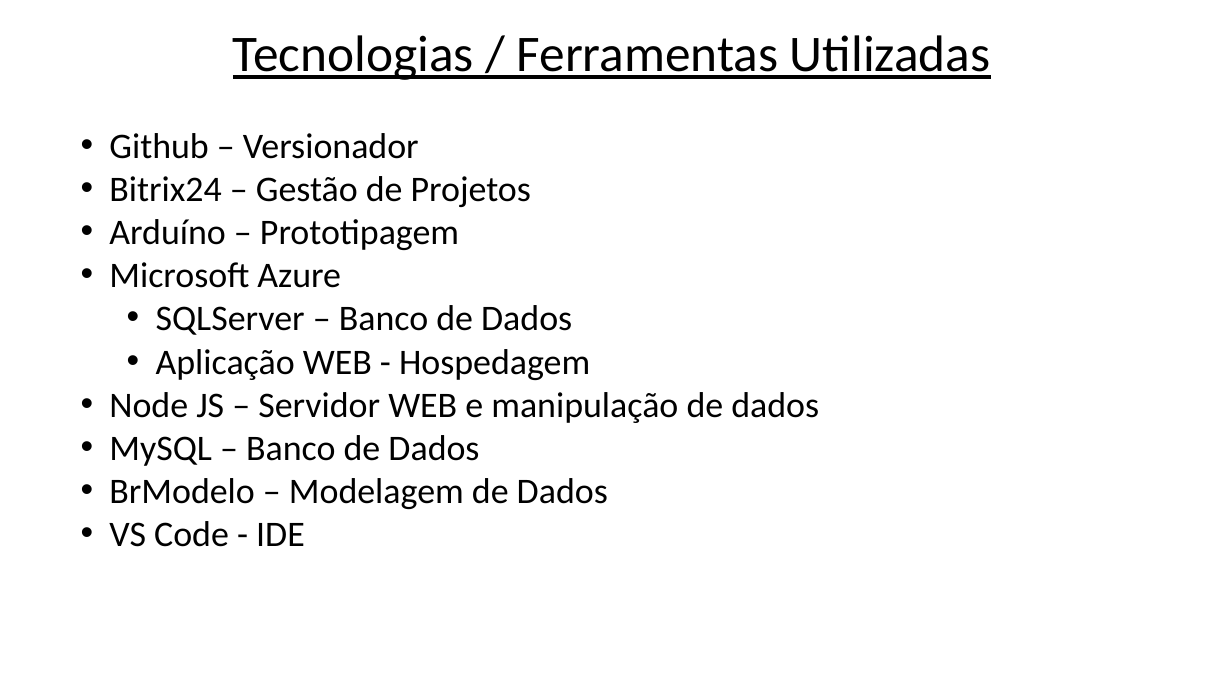
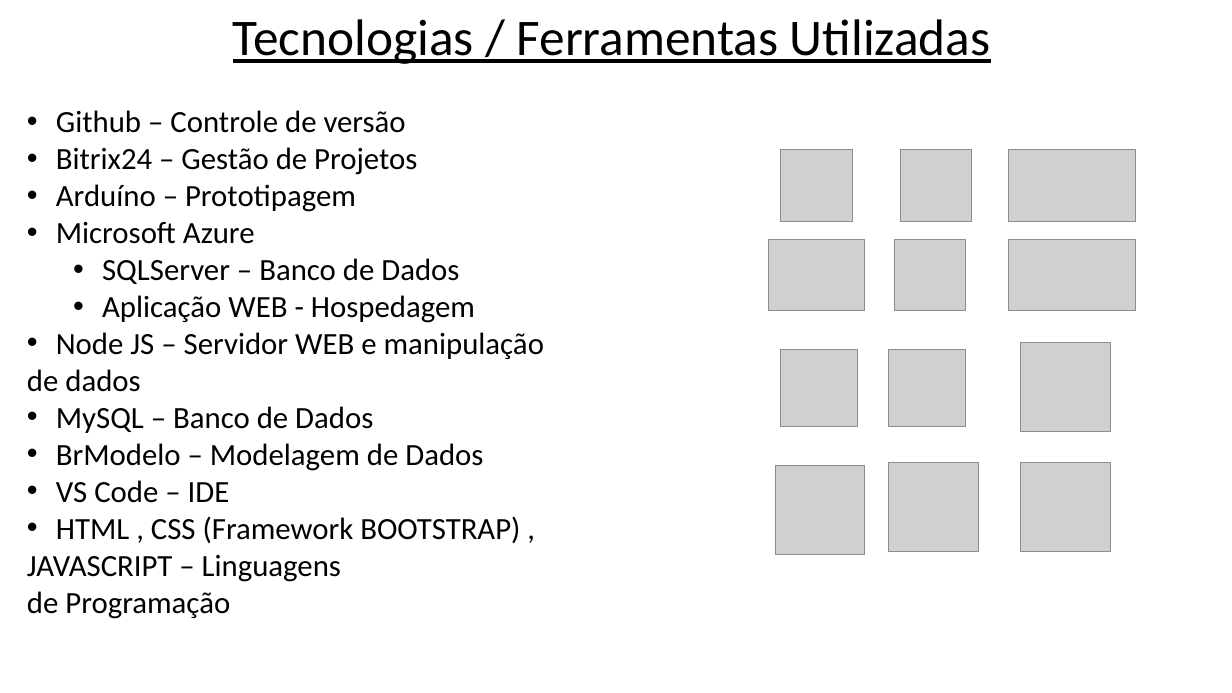
Before and after one commit to BandTec/sdpiar, a slide deck: slide 6 of documentacao/Tecnologia da Informação/Lúdico.HLD.LLD.pptx. Drawn at 1232x693 pixels with LibreOffice and Linux fonts; fonts in the diff are those of the drawing; grey boxes stand for pictures. Boxes give left, top, right and bottom in pixels: in the first picture for what was removed or moved away, otherwise in the second. Text is boxed around its words. In the diff, an @@ line names an element or a change of style, - is before the commit and + after.

```diff
--- a/documentacao/Tecnologia da Informação/Lúdico.HLD.LLD.pptx
+++ b/documentacao/Tecnologia da Informação/Lúdico.HLD.LLD.pptx
@@ text "Tecnologias / Ferramentas Utilizadas" moved from (x1=233, y1=35, x2=990, y2=80) to (x1=233, y1=19, x2=990, y2=64) @@
@@ text "Github – Controle de versão" moved from (x1=109, y1=133, x2=819, y2=547) to (x1=27, y1=110, x2=544, y2=619) @@
@@ text at (x1=56, y1=110, x2=406, y2=133): text changed; size 28 to 24 pt @@
-• Github – Versionador
+• Github – Controle de versão
@@ text at (x1=56, y1=147, x2=483, y2=471): size 28 to 24 pt in "Bitrix24 – Gestão de Projetos", "Arduíno – Prototipagem", "Microsoft Azure", "SQLServer – Banco de Dados" and 3 more places @@
@@ picture added at (x1=781, y1=150, x2=852, y2=221) @@
@@ picture added at (x1=900, y1=150, x2=971, y2=221) @@
@@ picture added at (x1=1008, y1=150, x2=1136, y2=221) @@
@@ picture added at (x1=769, y1=239, x2=865, y2=311) @@
@@ picture added at (x1=895, y1=239, x2=966, y2=311) @@
@@ picture added at (x1=1008, y1=239, x2=1136, y2=311) @@
@@ text at (x1=27, y1=332, x2=544, y2=392): text changed; size 28 to 24 pt @@
-• Node JS – Servidor WEB e manipulação de dados
+• Node JS – Servidor WEB e manipulação
+de dados
@@ picture added at (x1=781, y1=349, x2=858, y2=426) @@
@@ picture added at (x1=889, y1=349, x2=966, y2=426) @@
@@ picture added at (x1=1021, y1=342, x2=1111, y2=432) @@
@@ picture added at (x1=775, y1=466, x2=865, y2=555) @@
@@ picture added at (x1=889, y1=463, x2=979, y2=553) @@
@@ picture added at (x1=1021, y1=463, x2=1111, y2=553) @@
@@ text at (x1=27, y1=480, x2=520, y2=619): text changed; size 28 to 24 pt @@
-• VS Code - IDE
+• VS Code – IDE
+• HTML , CSS (Framework BOOTSTRAP) ,
+JAVASCRIPT – Linguagens
+de Programação
```
Also in this commit, not shown: 1 other slide changed, 6 other files.
